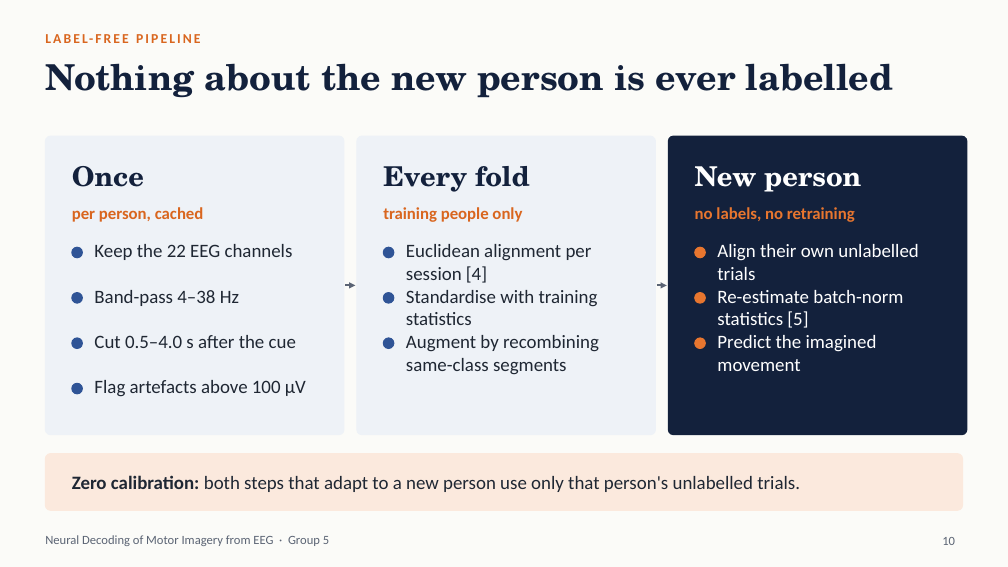
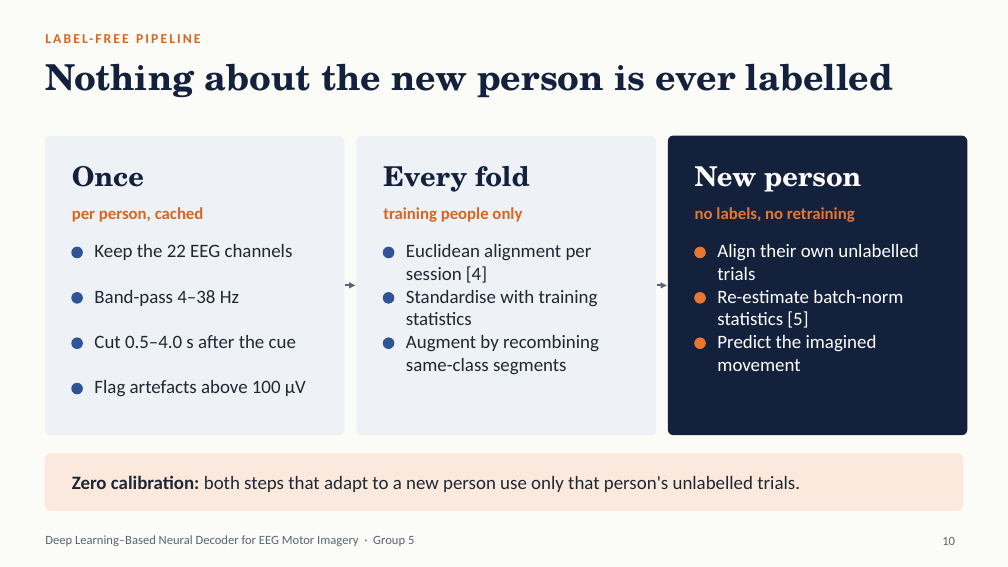
Before and after one commit to sathvikparangi907-web/neural-decoder-eeg-motor-imagery, a slide deck: slide 10 of Neural Decoder using EEG & Motor Imagery/Review3_Final_Presentation.pptx. Drawn at 1008x567 pixels with LibreOffice and Linux fonts; fonts in the diff are those of the drawing. Boxes give left, top, right and bottom in pixels: in the first picture for what was removed or moved away, otherwise in the second. Text is boxed around its words. In the diff, an @@ line names an element or a change of style, - is before the commit and + after.

Commit message:
One project title everywhere: Deep Learning-Based Neural Decoder for EEG Motor Imagery

```diff
--- a/Neural Decoder using EEG & Motor Imagery/Review3_Final_Presentation.pptx
+++ b/Neural Decoder using EEG & Motor Imagery/Review3_Final_Presentation.pptx
@@ text at bbox=[45, 535, 414, 546]: text changed @@
-Neural Decoding of Motor Imagery from EEG · Group 5
+Deep Learning–Based Neural Decoder for EEG Motor Imagery · Group 5
```
Also in this commit, not shown: 20 other slides changed, 10 other files.
